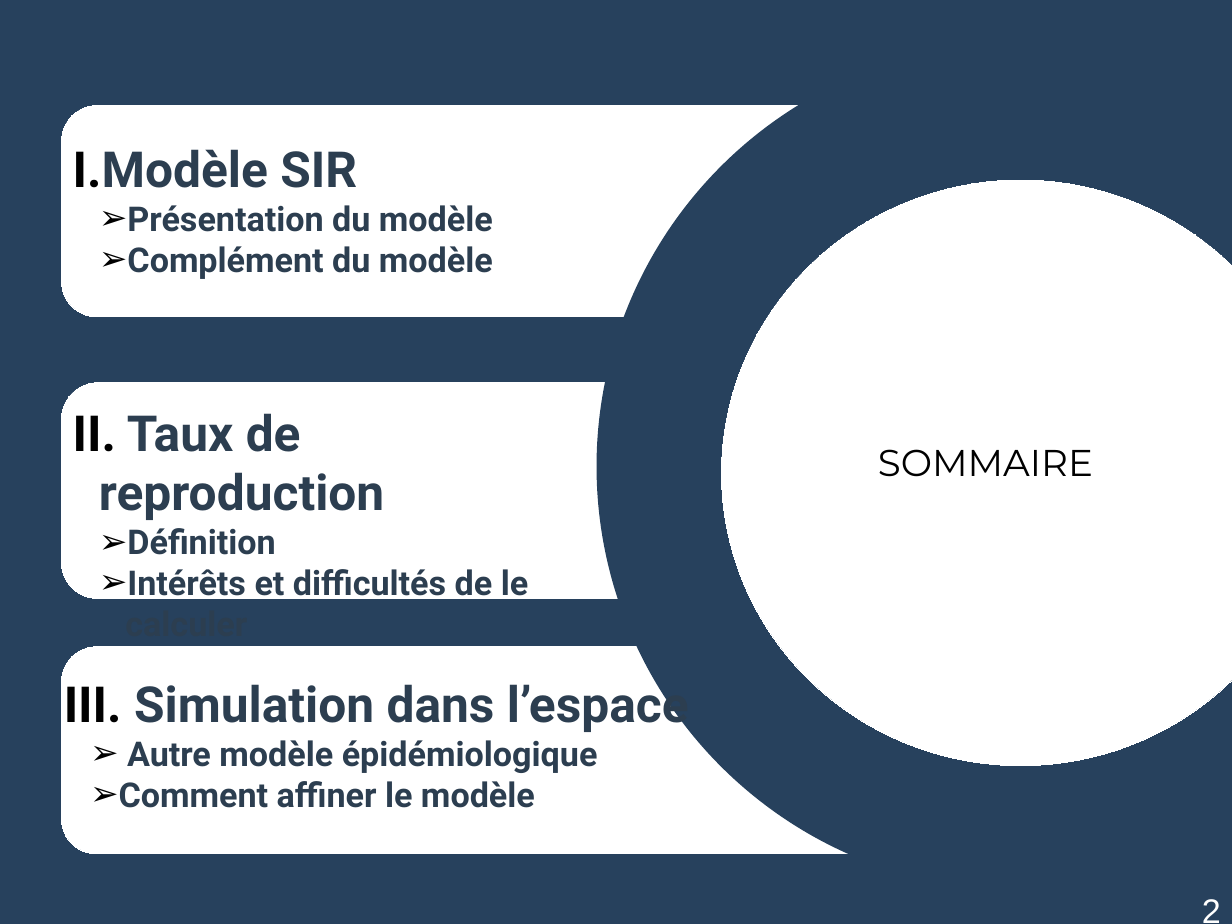
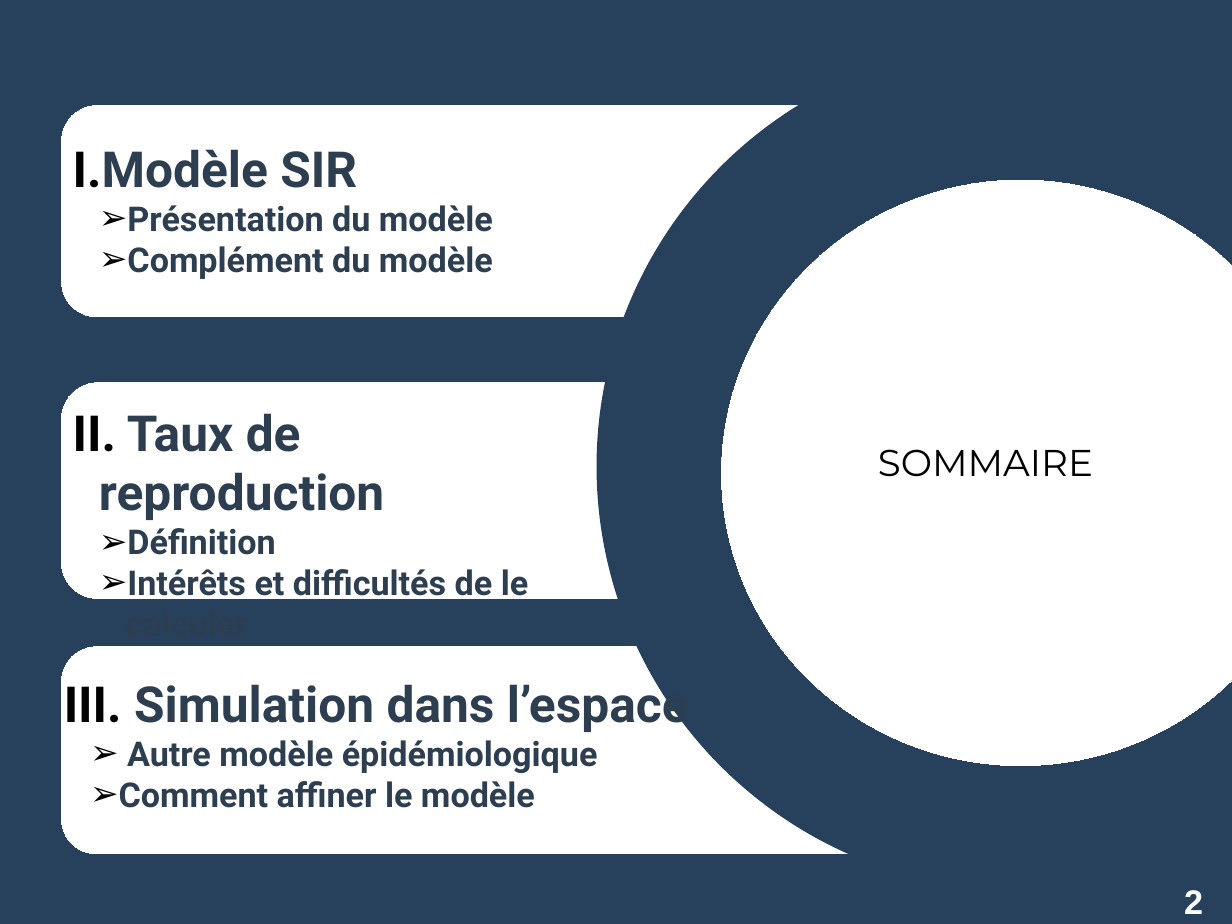
Before and after one commit to Alexia57/TIPE-2021-MP, a slide deck: slide 2 of Tipe_presentation.odp. Drawn at 1232x924 pixels with LibreOffice and Linux fonts; fonts in the diff are those of the drawing. Boxes give left, top, right and bottom in pixels: in the first picture for what was removed or moved away, otherwise in the second. Text is boxed around its words. In the diff, an @@ line names an element or a change of style, - is before the commit and + after.

```diff
--- a/Tipe_presentation.odp
+++ b/Tipe_presentation.odp
@@ text "2": place and size @@
-text "2" at bbox=[1202, 899, 1221, 923]
+text "2" at bbox=[1184, 890, 1203, 914]
@@ text "2" at bbox=[1184, 890, 1203, 914]: bold on @@
```
Also in this commit, not shown: 8 other slides changed, 5 slides added, 6 slides removed, 13 other files.
